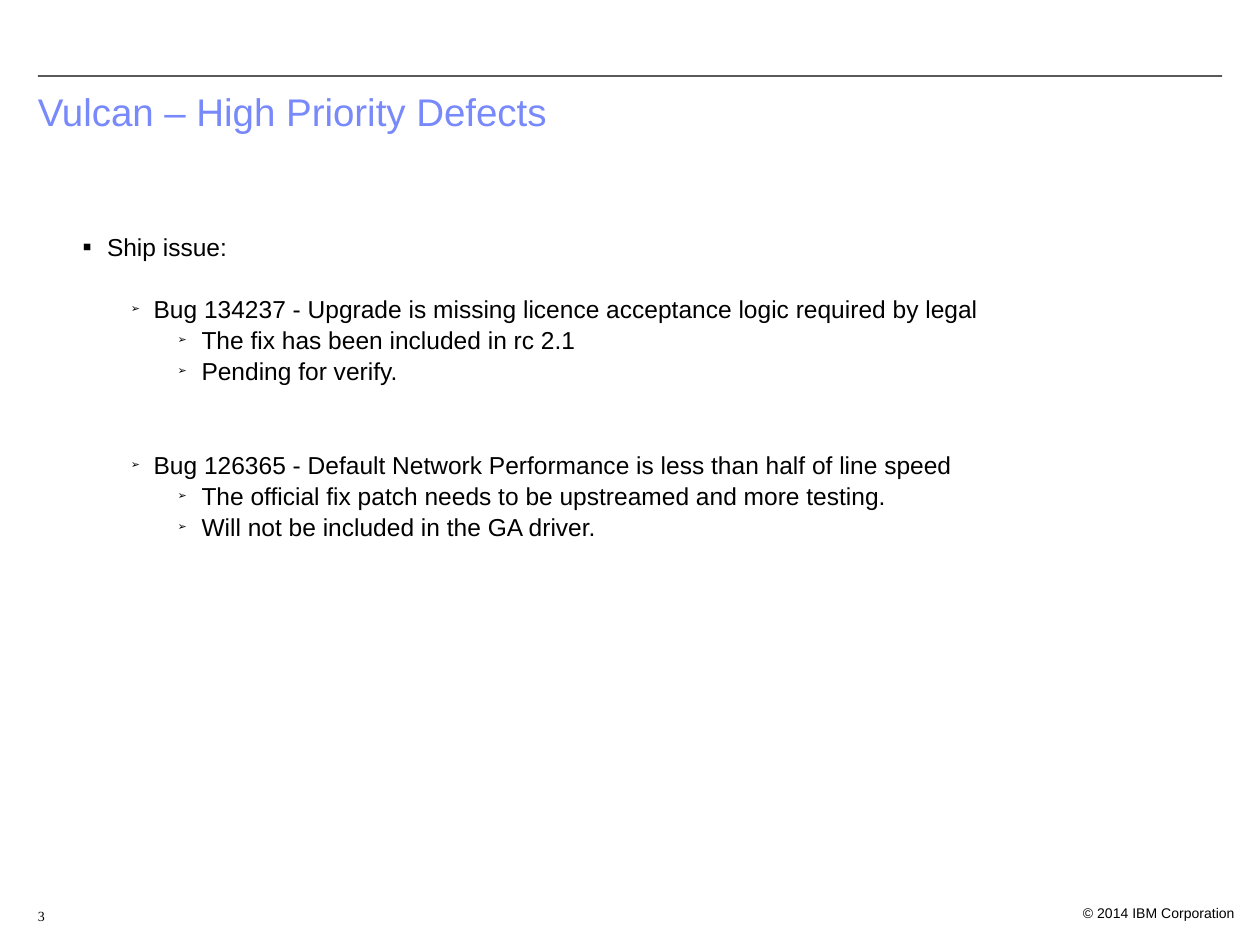
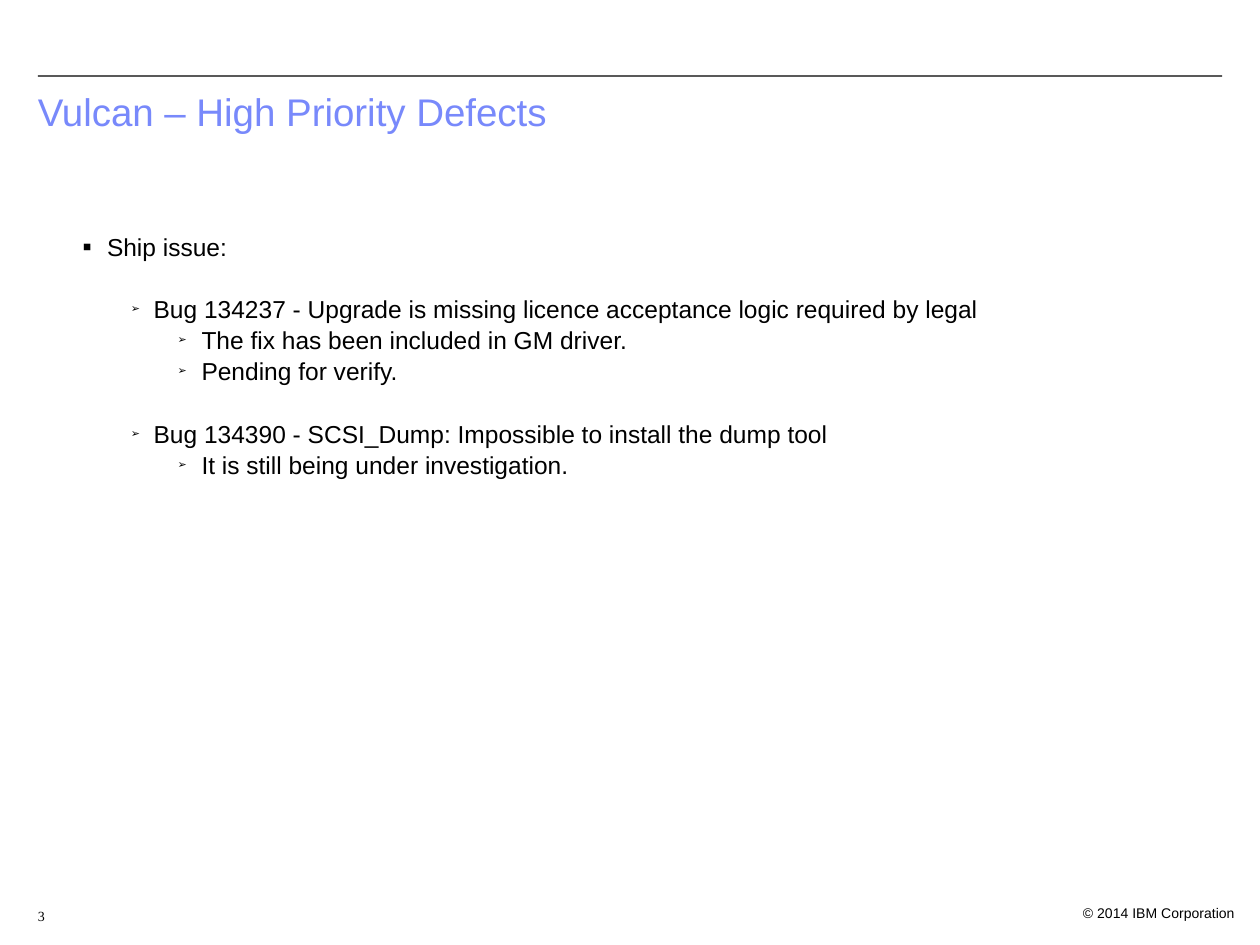
Before and after one commit to bjwt/test, a slide deck: slide 3 of bugs/Vulcan Defect Status.odp. Drawn at 1260x945 pixels with LibreOffice and Linux fonts; fonts in the diff are those of the drawing; background and template pictures are left out. Boxes give left, top, right and bottom in pixels: in the first picture for what was removed or moved away, otherwise in the second. Text is boxed around its words. In the diff, an @@ line names an element or a change of style, - is before the commit and + after.

```diff
--- a/bugs/Vulcan Defect Status.odp
+++ b/bugs/Vulcan Defect Status.odp
@@ text at (202, 331, 627, 350): text changed @@
-    ➢ The fix has been included in rc 2.1
+    ➢ The fix has been included in GM driver.
@@ text at (154, 425, 828, 479): text changed @@
-  ➢ Bug 126365 - Default Network Performance is less than half of line speed
-    ➢ The official fix patch needs to be upstreamed and more testing.
-    ➢ Will not be included in the GA driver.
+  ➢ Bug 134390 - SCSI_Dump: Impossible to install the dump tool
+    ➢ It is still being under investigation.
```
Also in this commit, not shown: 3 other slides changed, 6 other files.
